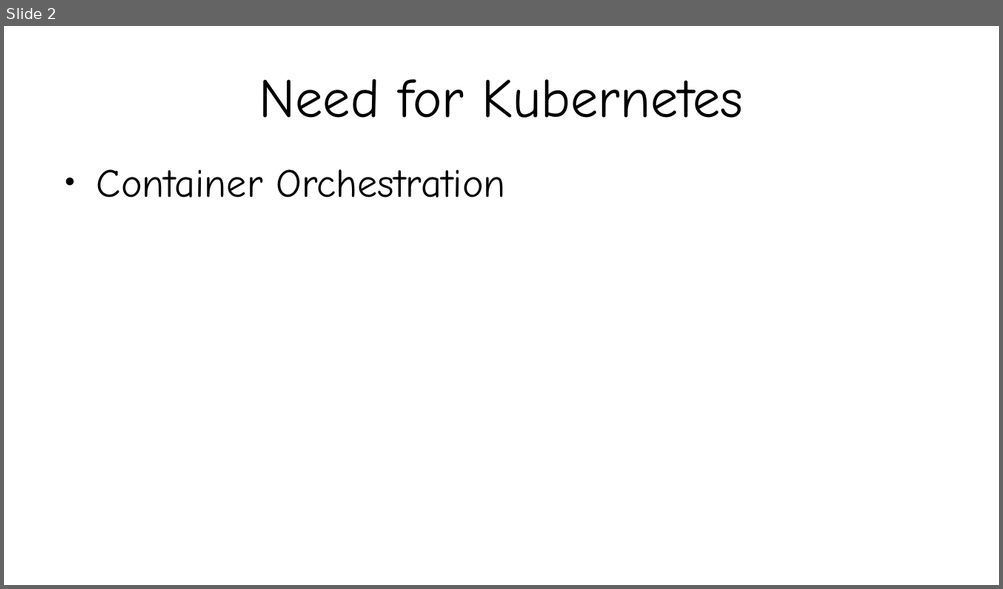
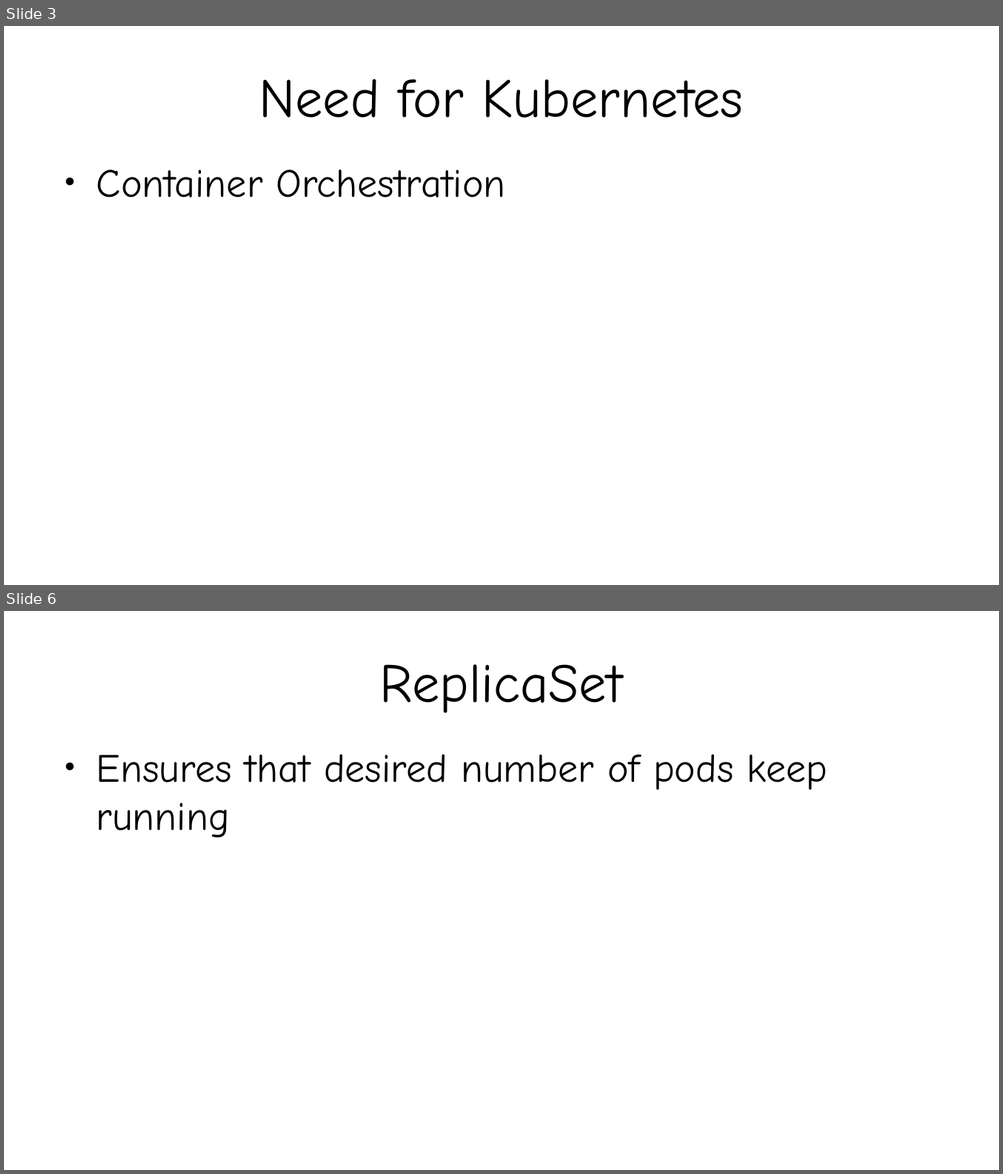
Before and after one commit to kislaykishore/microservices, a slide deck: Kubernetes.odp. Shown one above the other, each under a label of ours: slide 2 before the commit, slides 3 and 6 after it; the slides between them are not shown. The pictures are 1003x589 and 1003x1174 pixels, drawn with LibreOffice and Linux fonts; fonts in the diff are those of the drawing. Boxes give left, top, right and bottom in pixels: in the first picture for what was removed or moved away, otherwise in the second. Text is boxed around its words. In the diff, an @@ line names an element or a change of style, - is before the commit and + after.

```diff
--- a/Kubernetes.odp
+++ b/Kubernetes.odp
@@ slide 6 added at bbox=[4, 611, 999, 1170], background #FFFFFF @@
@@ title added at bbox=[380, 664, 623, 713], 44 pt, text #000000 @@
+ReplicaSet
@@ text added at bbox=[96, 754, 827, 838], 32 pt, text #000000 @@
+● Ensures that desired number of pods keep running
@@ what was slide 2 is now slide 3 @@
```
Also in this commit, not shown: 1 slide changed, 7 other slides added, 5 other files.
